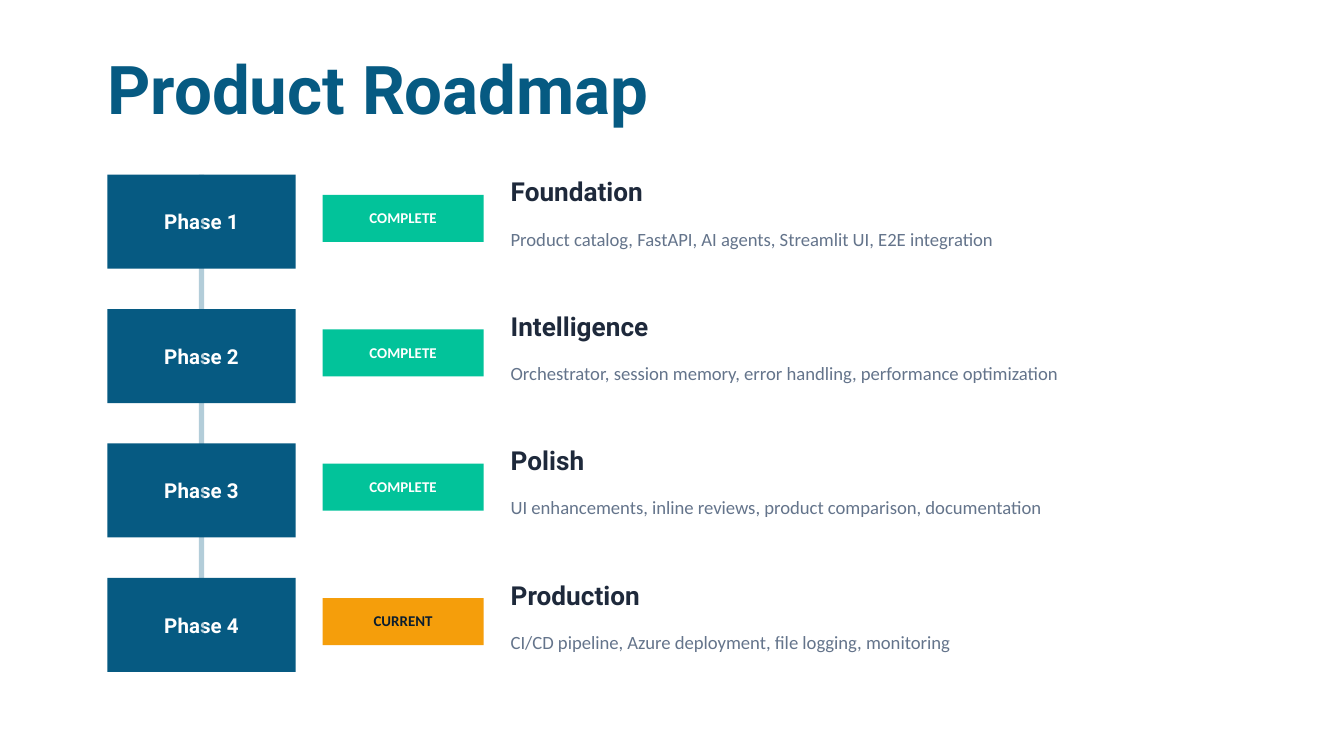
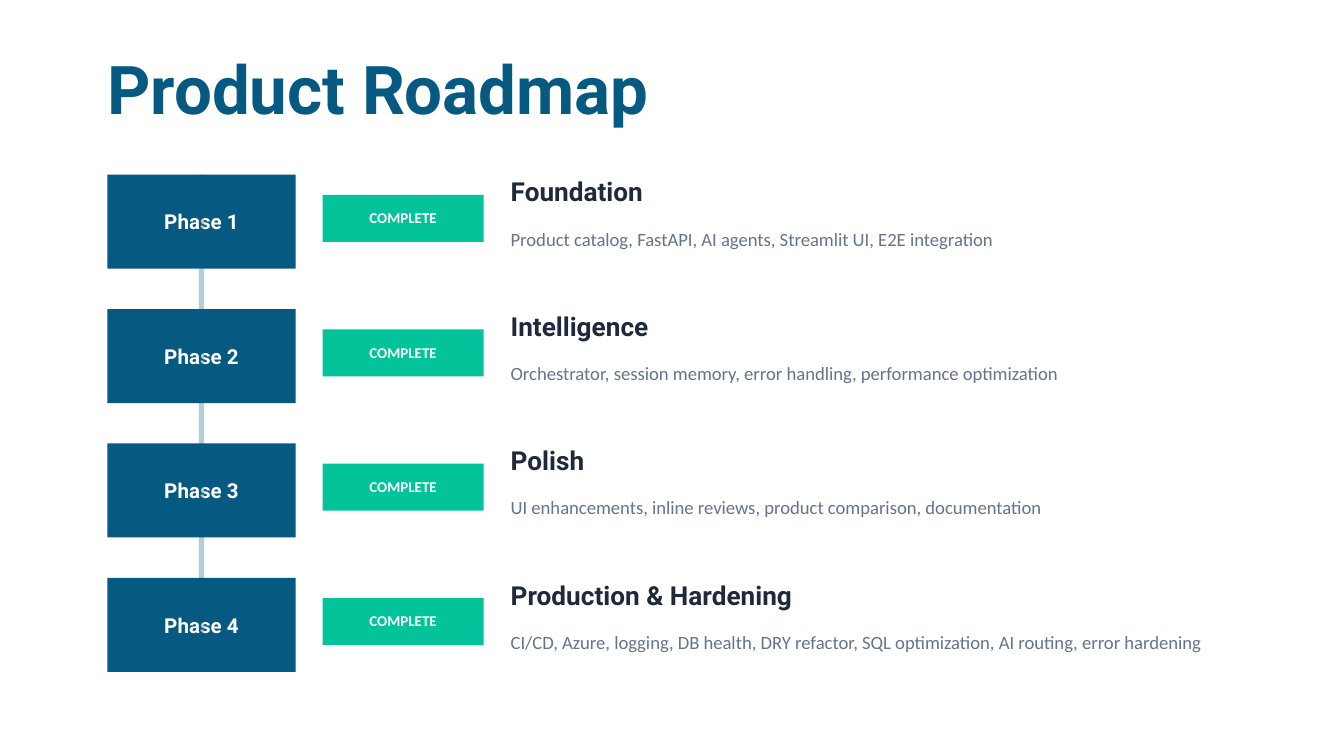
Before and after one commit to dharmendra-verma/smartshop-ai, a slide deck: slide 9 of docs/SmartShop_AI_Demo.pptx. Drawn at 1344x756 pixels with LibreOffice and Linux fonts; fonts in the diff are those of the drawing. Boxes give left, top, right and bottom in pixels: in the first picture for what was removed or moved away, otherwise in the second. Text is boxed around its words. In the diff, an @@ line names an element or a change of style, - is before the commit and + after.

```diff
--- a/docs/SmartShop_AI_Demo.pptx
+++ b/docs/SmartShop_AI_Demo.pptx
@@ rectangle at (x1=323, y1=598, x2=484, y2=645): fill #F59E0B to #02C39A @@
@@ text at (x1=511, y1=585, x2=792, y2=611): text changed @@
-Production
+Production & Hardening
@@ text at (x1=369, y1=616, x2=436, y2=626): text changed; text colour #0B1D2E to #FFFFFF @@
-CURRENT
+COMPLETE
@@ text at (x1=511, y1=636, x2=1201, y2=652): text changed @@
-CI/CD pipeline, Azure deployment, file logging, monitoring
+CI/CD, Azure, logging, DB health, DRY refactor, SQL optimization, AI routing, error hardening
```
Also in this commit, not shown: 2 other slides changed, 10 other files.
